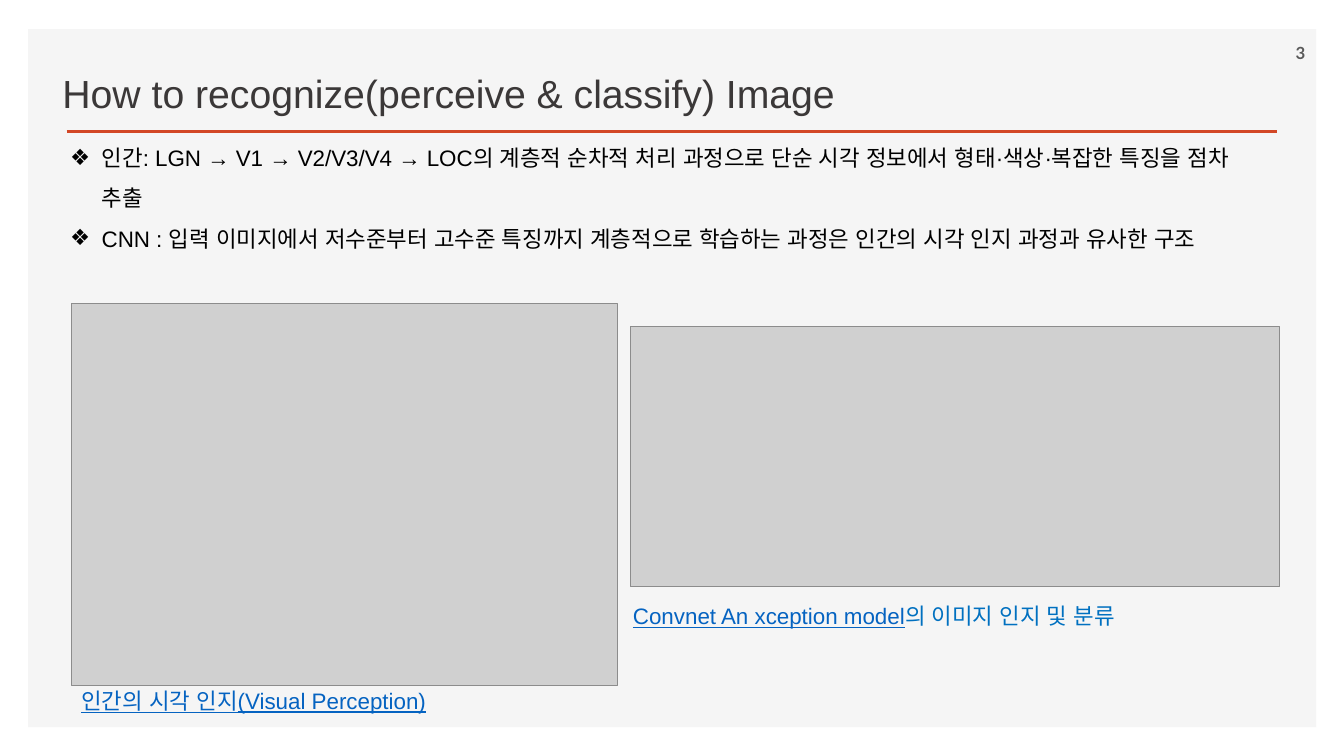
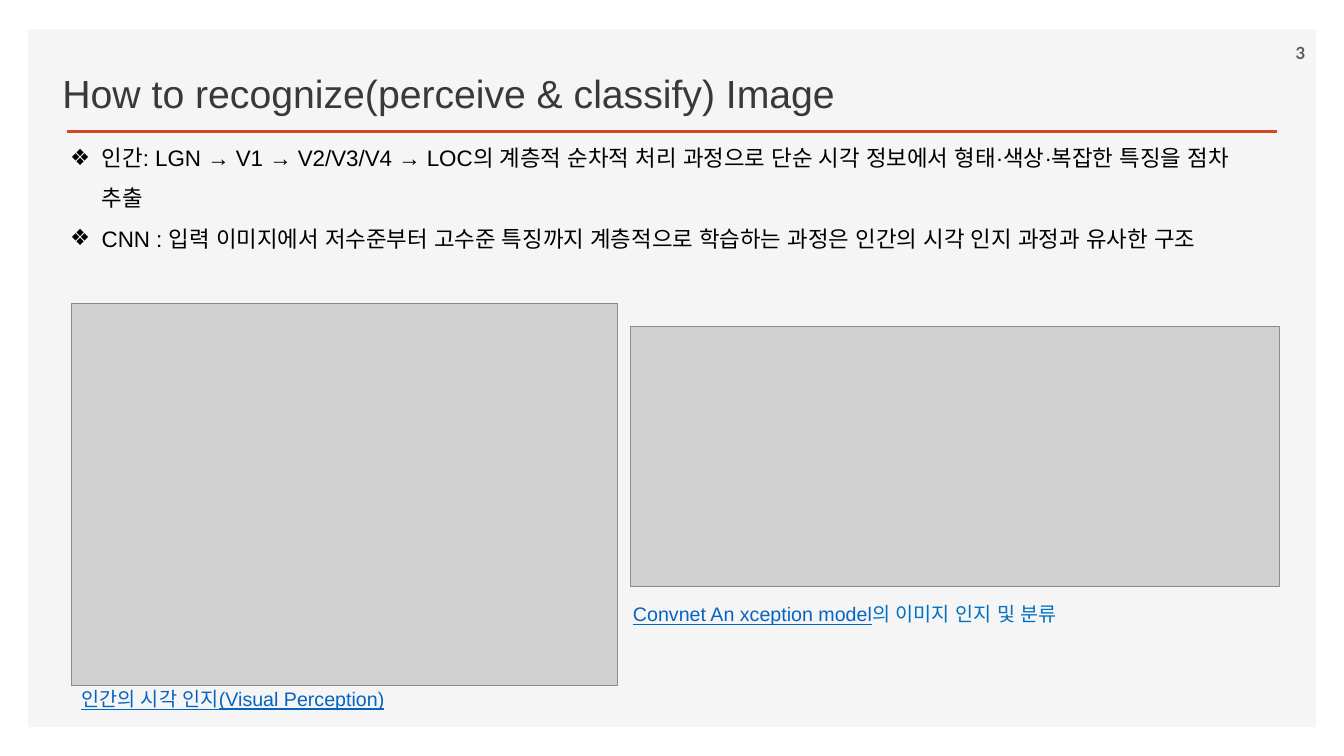
Before and after one commit to ancestor9/2026_Fall_Deep-Learning-with-Python, a slide deck: slide 3 of Chapter 10 Interpreting what ConvNets learn.pptx. Drawn at 1344x756 pixels with LibreOffice and Linux fonts; fonts in the diff are those of the drawing; grey boxes stand for pictures; background and template pictures are left out. Boxes give left, top, right and bottom in pixels: in the first picture for what was removed or moved away, otherwise in the second. Text is boxed around its words. In the diff, an @@ line names an element or a change of style, - is before the commit and + after.

```diff
--- a/Chapter 10 Interpreting what ConvNets learn.pptx
+++ b/Chapter 10 Interpreting what ConvNets learn.pptx
@@ text "Convnet An xception model의 이미지 ..." at box(633, 604, 1057, 625): size 16 to 14 pt @@
@@ text "인간의 시각 인지(Visual Perception)" at box(81, 689, 384, 710): size 16 to 14 pt @@
```
Also in this commit, not shown: 4 other slides changed.
